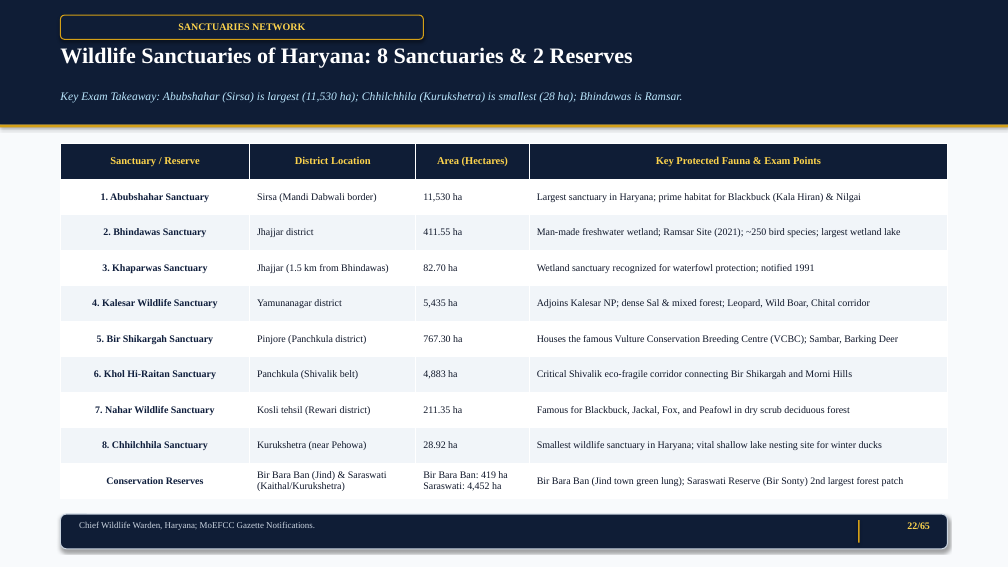
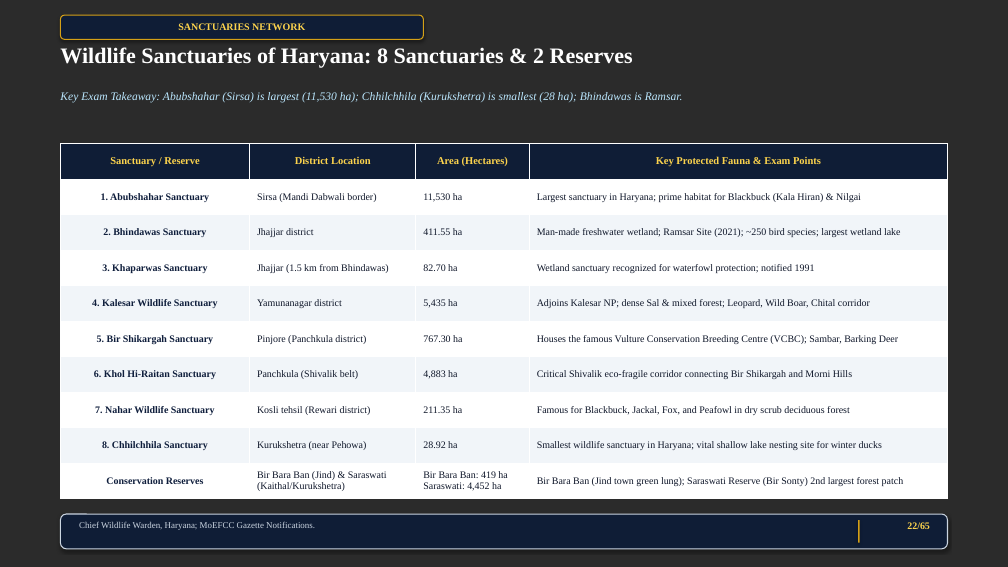
Before and after one commit to satyasanatan989/academic-presentation-engine, a slide deck: slide 22 of samples/haryana_gk_master_screening_deck.pptx. Drawn at 1008x567 pixels with LibreOffice and Linux fonts; fonts in the diff are those of the drawing; background and template pictures are left out; a plain dark background stands for a picture behind light text. Boxes give left, top, right and bottom in pixels: in the first picture for what was removed or moved away, otherwise in the second. Text is boxed around its words. In the diff, an @@ line names an element or a change of style, - is before the commit and + after.

```diff
--- a/samples/haryana_gk_master_screening_deck.pptx
+++ b/samples/haryana_gk_master_screening_deck.pptx
@@ background #FFFFFF to picture (left out) @@
@@ rectangle removed at [0, 0, 1008, 567] @@
@@ rectangle removed at [0, 0, 1008, 125] @@
@@ rectangle removed at [0, 125, 1008, 127] @@
```
Also in this commit, not shown: 64 other slides changed, 23 other files.
